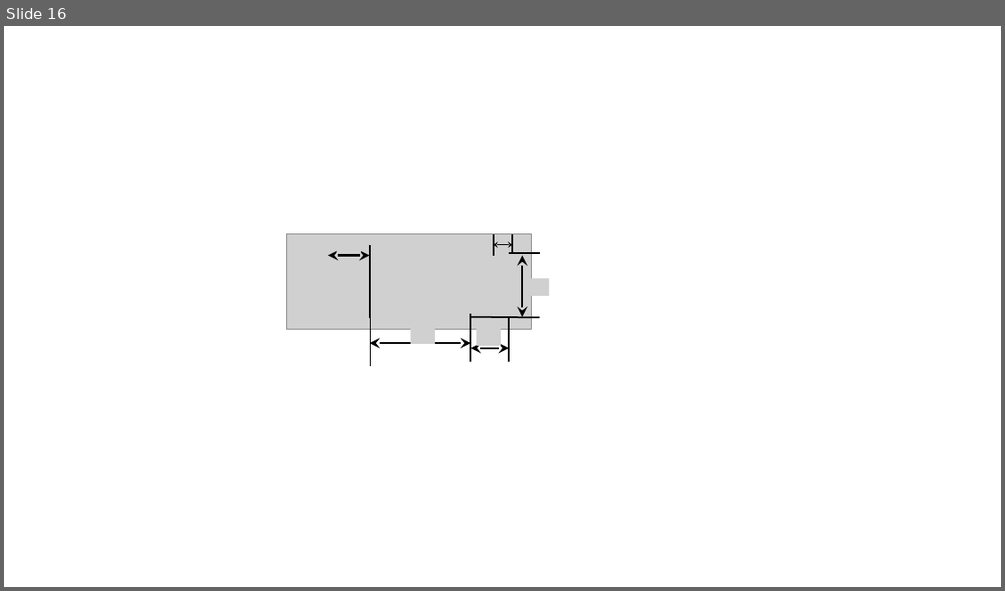
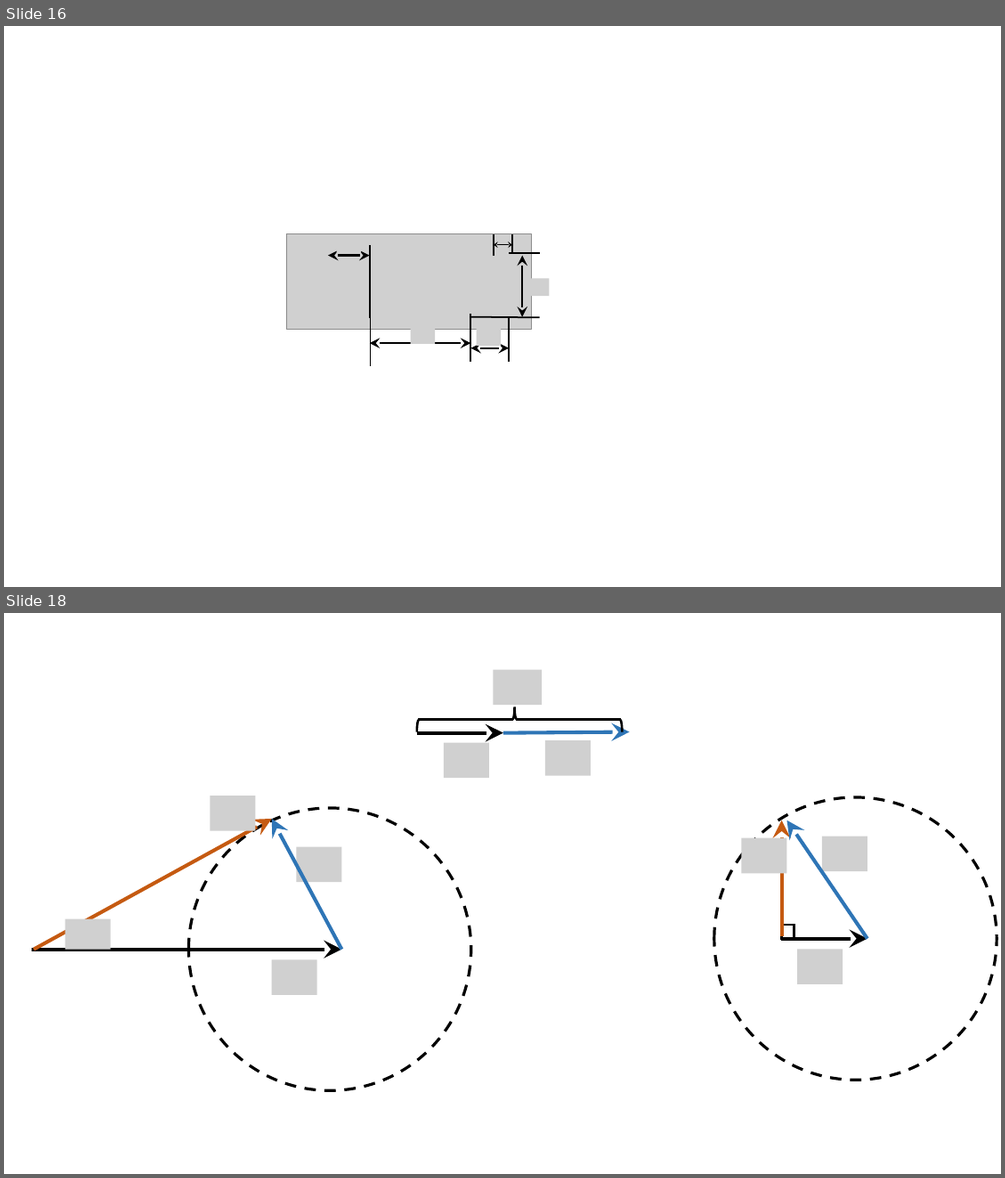
Before and after one commit to savchenko-physics/savchenko-physics.github.io, a slide deck: volunteer/Drawings.pptx. Shown one above the other, each under a label of ours: slide 16 before the commit, slides 16 and 18 after it; the slides between them are not shown. The pictures are 1005x591 and 1005x1178 pixels, drawn with LibreOffice and Linux fonts; fonts in the diff are those of the drawing; grey boxes stand for pictures; background and template pictures are left out. Boxes give left, top, right and bottom in pixels: in the first picture for what was removed or moved away, otherwise in the second. Text is boxed around its words. In the diff, an @@ line names an element or a change of style, - is before the commit and + after.

```diff
--- a/volunteer/Drawings.pptx
+++ b/volunteer/Drawings.pptx
@@ slide 18 added at <box>4,613,1001,1174</box>, background #FFFFFF @@
@@ picture added at <box>493,670,542,705</box> @@
@@ left brace added at <box>417,706,622,731</box>, outline #000000 2.25 pt @@
@@ arrow added from (417, 732) to (503, 732), #000000 3.5 pt @@
@@ picture added at <box>444,742,489,778</box> @@
@@ arrow added from (503, 732) to (629, 732), #2E75B6 3.5 pt @@
@@ picture added at <box>545,740,591,775</box> @@
@@ picture added at <box>210,795,255,831</box> @@
@@ ellipse added at <box>714,797,997,1079</box>, outline #000000 2.75 pt dashed @@
@@ arrow added from (34, 949) to (272, 819), #C55A11 3.5 pt @@
@@ ellipse added at <box>189,808,471,1091</box>, outline #000000 2.75 pt dashed @@
@@ arrow added from (342, 949) to (272, 819), #2E75B6 3.5 pt @@
@@ arrow added from (782, 937) to (782, 820), #C55A11 3.5 pt @@
@@ arrow added from (867, 938) to (787, 820), #2E75B6 3.5 pt @@
@@ picture added at <box>297,847,342,882</box> @@
@@ picture added at <box>741,838,787,873</box> @@
@@ picture added at <box>822,835,867,871</box> @@
@@ arc (boxed as its full ellipse) added at <box>50,929,78,960</box>, outline #000000 1.75 pt @@
@@ picture added at <box>65,919,111,949</box> @@
@@ rectangle added at <box>782,925,794,939</box>, outline #000000 2.5 pt @@
@@ arrow added from (32, 949) to (342, 949), #000000 3.5 pt @@
@@ arrow added from (781, 938) to (867, 938), #000000 3.5 pt @@
@@ picture added at <box>797,949,843,984</box> @@
@@ picture added at <box>272,960,317,995</box> @@
```
Also in this commit, not shown: 1 slide changed, 1 other slide added, 13 other files.
